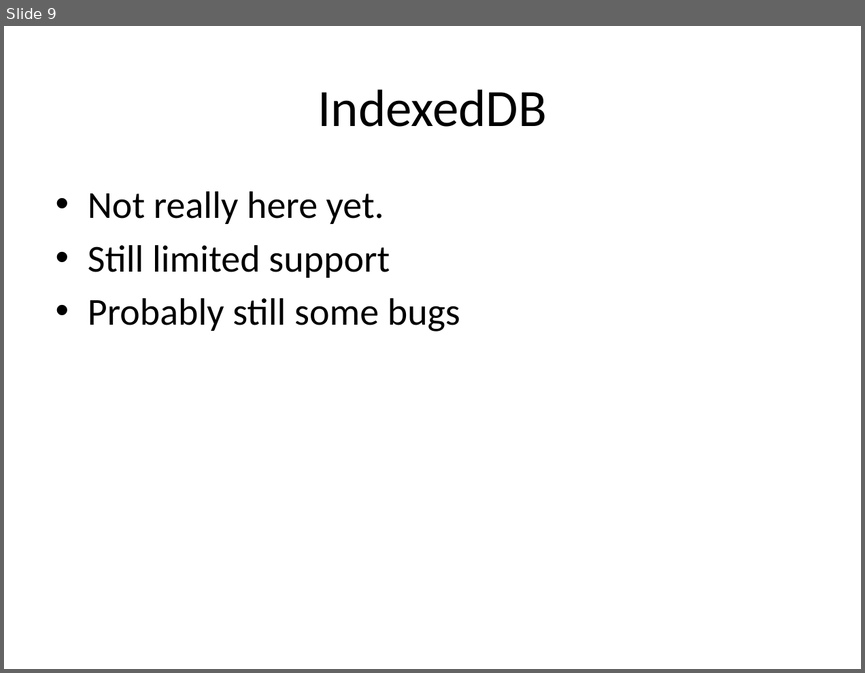
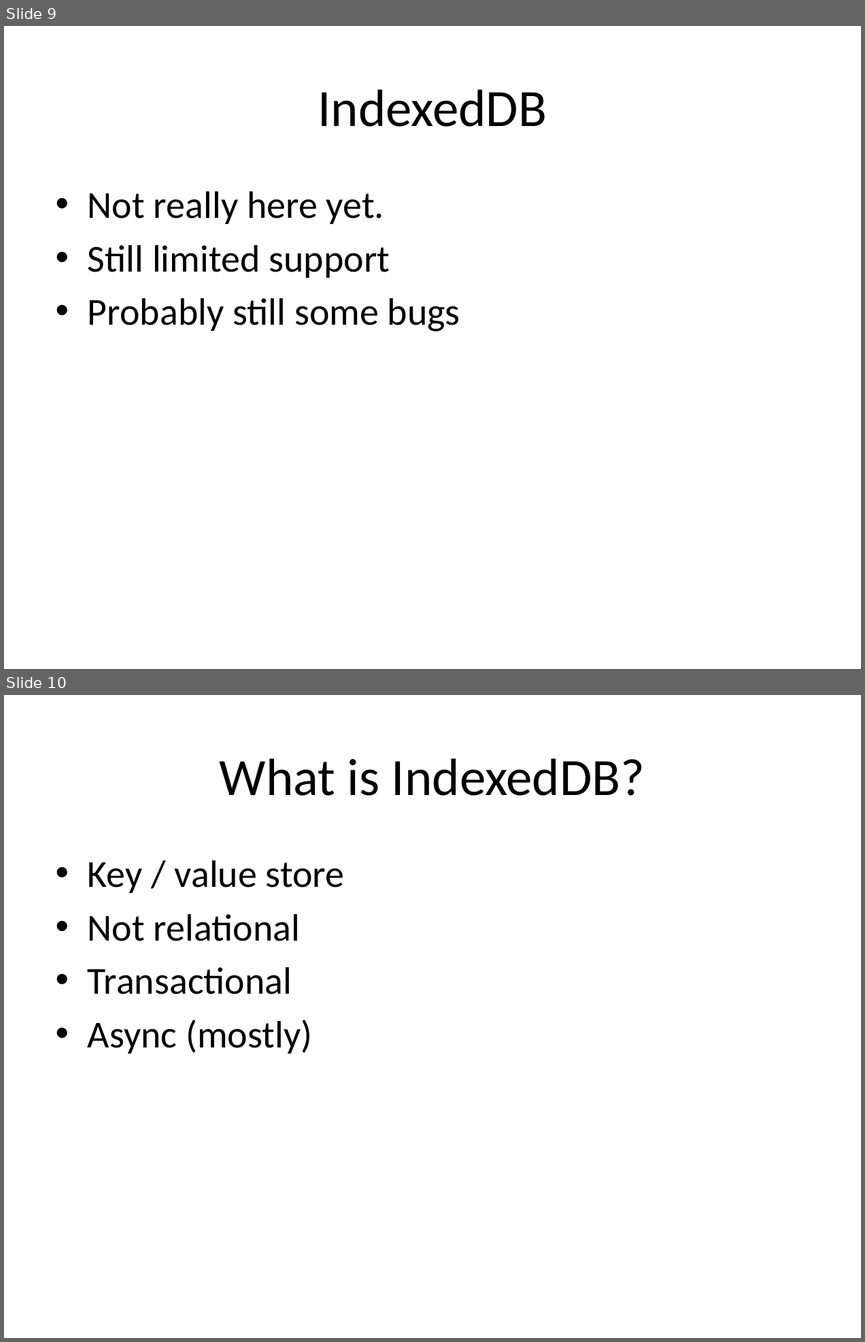
Before and after one commit to chadmichel/IndexedDB_And_Random_Presentation, a slide deck: IndexedDB_And_Random.pptx. Shown one above the other, each under a label of ours: slide 9 before the commit, slides 9 and 10 after it. The pictures are 865x673 and 865x1342 pixels, drawn with LibreOffice and Linux fonts; fonts in the diff are those of the drawing. Boxes give left, top, right and bottom in pixels: in the first picture for what was removed or moved away, otherwise in the second. Text is boxed around its words. In the diff, an @@ line names an element or a change of style, - is before the commit and + after.

```diff
--- a/IndexedDB_And_Random.pptx
+++ b/IndexedDB_And_Random.pptx
@@ slide 10 added at [4,695,861,1338], background #FFFFFF @@
@@ title added at [220,758,645,796], 44 pt, text #000000 @@
+What is IndexedDB?
@@ text added at [88,860,345,1053], 32 pt, text #000000 @@
+• Key / value store
+• Not relational
+• Transactional
+• Async (mostly)
```
Also in this commit, not shown: 4 other slides added.
